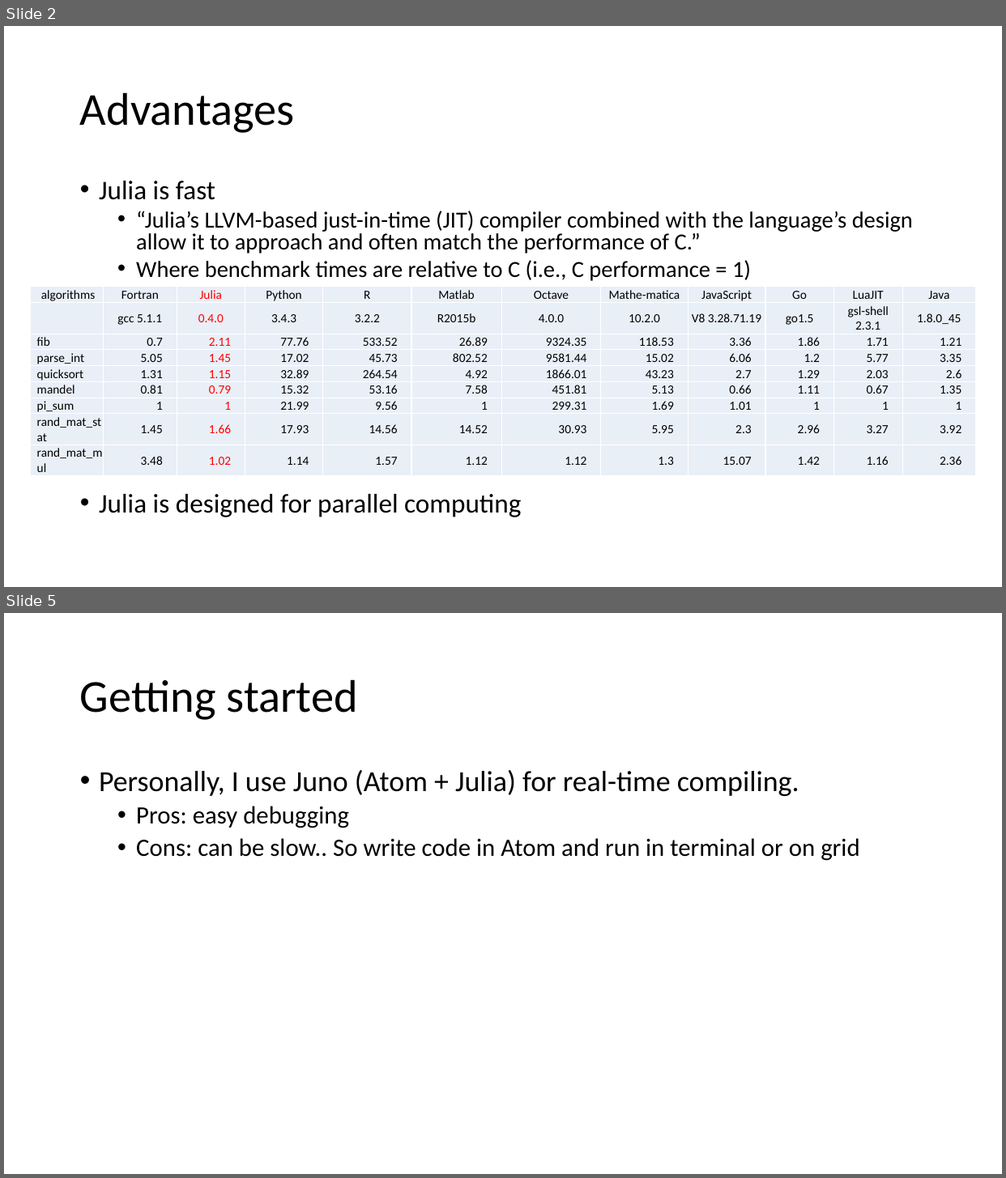
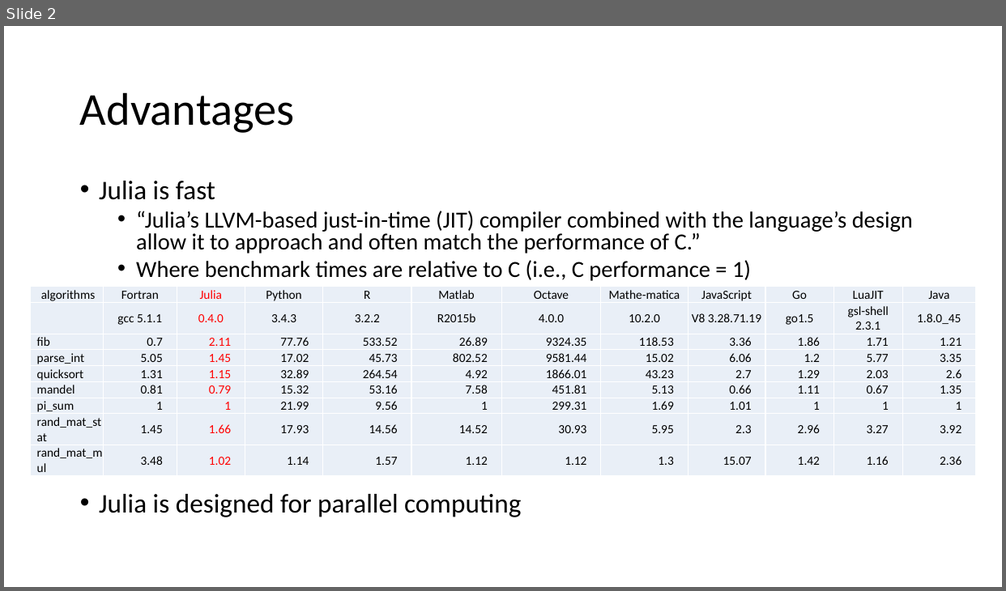
Before and after one commit to jinsoo-han/CompEcon_class, a slide deck: slides/Introduction to Julia.pptx. Shown one above the other, each under a label of ours: slides 2 and 5 before the commit, slide 2 after it; the slides between them are not shown. The pictures are 1006x1178 and 1006x591 pixels, drawn with LibreOffice and Linux fonts; fonts in the diff are those of the drawing. Boxes give left, top, right and bottom in pixels: in the first picture for what was removed or moved away, otherwise in the second. Text is boxed around its words. In the diff, an @@ line names an element or a change of style, - is before the commit and + after.

```diff
--- a/slides/Introduction to Julia.pptx
+++ b/slides/Introduction to Julia.pptx
@@ slide 5 removed at [4, 613, 1002, 1174], background #FFFFFF @@
@@ title removed at [80, 679, 358, 720] @@
-Getting started
@@ text removed at [99, 770, 859, 861] @@
-• Personally, I use Juno (Atom + Julia) for real-time compiling.
-  • Pros: easy debugging
-  • Cons: can be slow.. So write code in Atom and run in terminal or on grid
```
Also in this commit, not shown: 2 slides changed, 29 other files.
